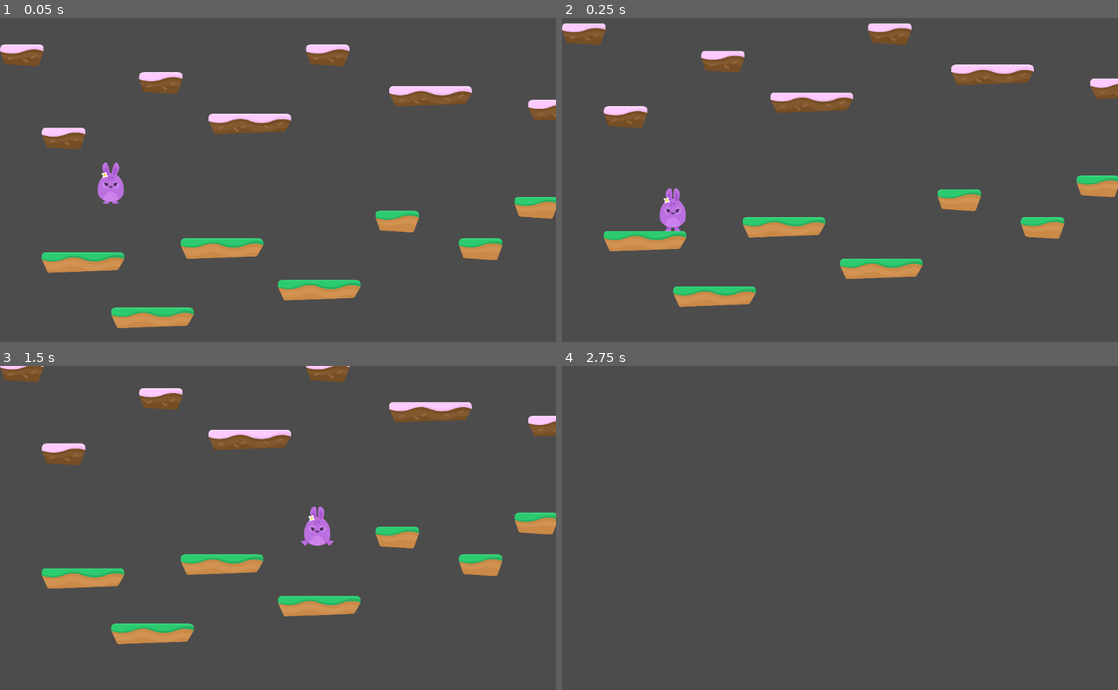
Above: before the commit, frames 1-4 (two rows, left to right).
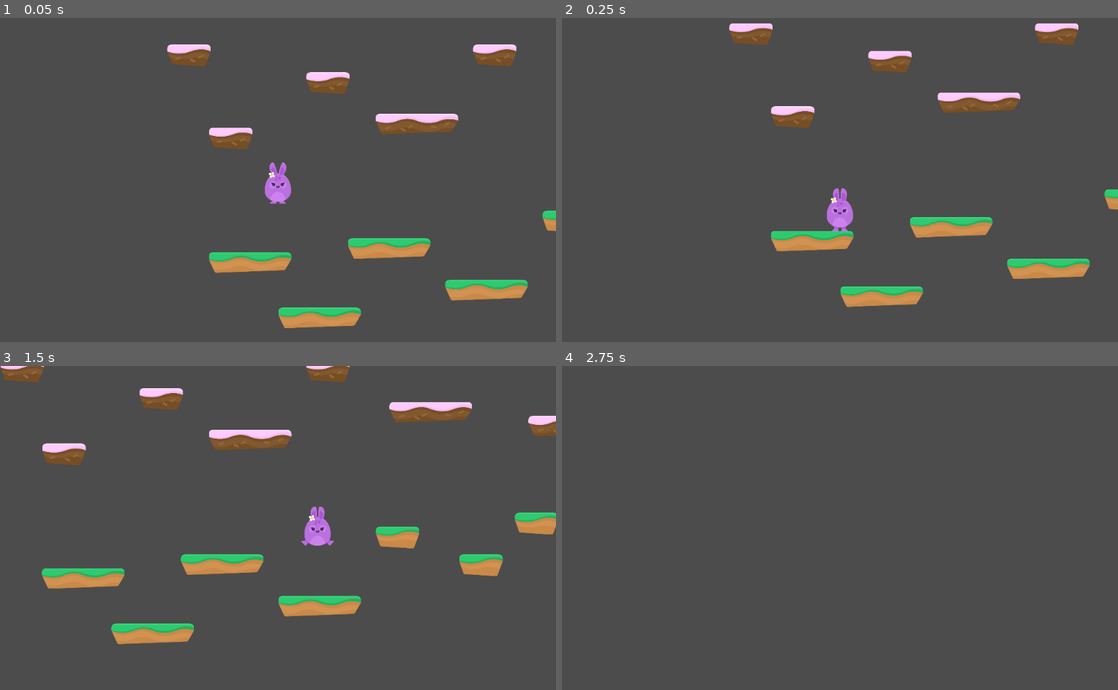
Above: after the commit, the same moments.

Repository: Eggsquisite/Hoppy_Days
Game: Godot game, scene res://Levels/Level1.tscn
Two runs of this game, one before a commit and one after it. Both use one fixed random seed, a clock stepped at 60 frames per second and the inputs below.
Inputs:
- Up to frame 1 (0.05 s): no input
- Up to frame 2 (0.25 s): no input
- Up to frame 3 (1.5 s): hold D (right) from 0.53 s (still down); tap W (jump) at 0.6, 0.77, 1.07, 1.35 s
- Up to frame 4 (2.75 s): tap W (jump) at 1.52, 1.82, 2.1 s; release D (right) at 2.03 s; hold A (left) from 2.03 s (still down)

The runs differ from the first frame. In frame 1, 16% of the frame differs, in the area x 0-100%, y 8-96%; in frame 2, 15%; in frame 3, 0.2%; in frame 4, nothing differs.

Commit message:
is_on_ceiling check

Diff:
--- a/Player/Player.gd
+++ b/Player/Player.gd
@@ -21,14 +21,16 @@
 	if is_on_floor():
 		motion.y = 0
 		isJumping = false
+	elif is_on_ceiling():
+		motion.y = 5
 	else:
-		motion.y += GRAVITY
+		motion.y += GRAVITY		# positive y values go down
 
 
 func Jump():
 	if Input.is_action_just_pressed("jump") and isJumping == false:
 		isJumping = true
-		motion.y -= JUMP_SPEED
+		motion.y -= JUMP_SPEED	# negative y values go up
 
 
 func Move():
--- a/Player/Player.tscn
+++ b/Player/Player.tscn
@@ -23,6 +23,5 @@
 [node name="Camera2D" type="Camera2D" parent="."]
 current = true
 zoom = Vector2( 2.5, 2.5 )
-limit_left = 0
 smoothing_enabled = true
 [connection signal="animate" from="." to="PlayerAnimation" method="_on_Player_animate"]
